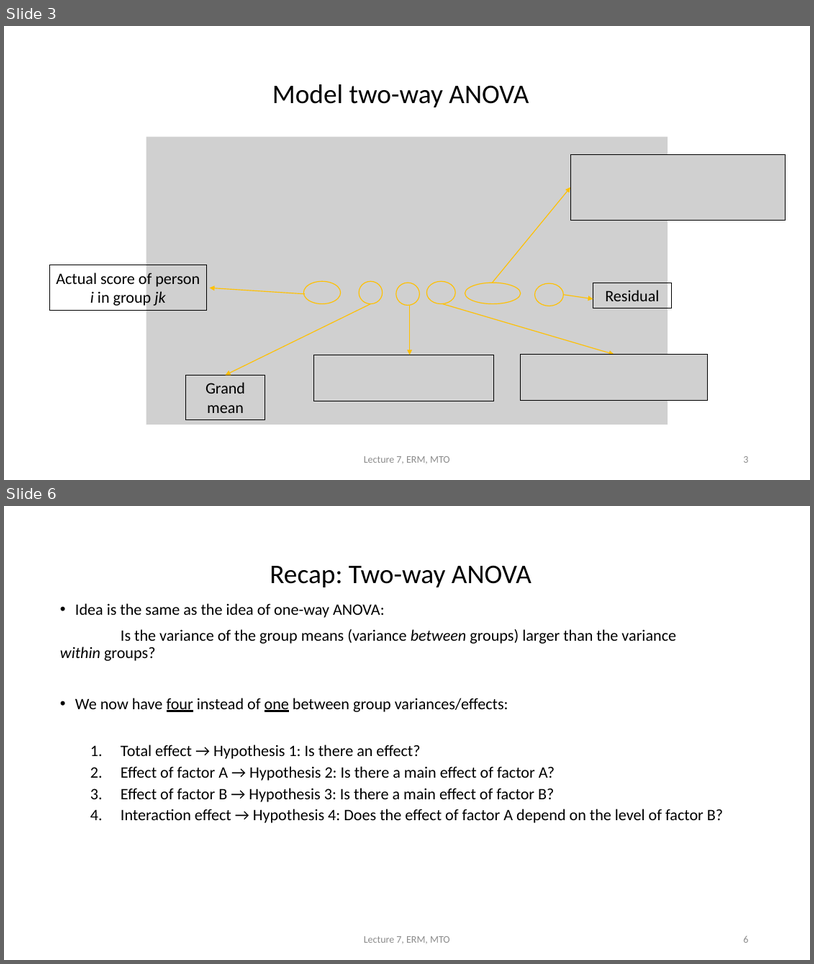
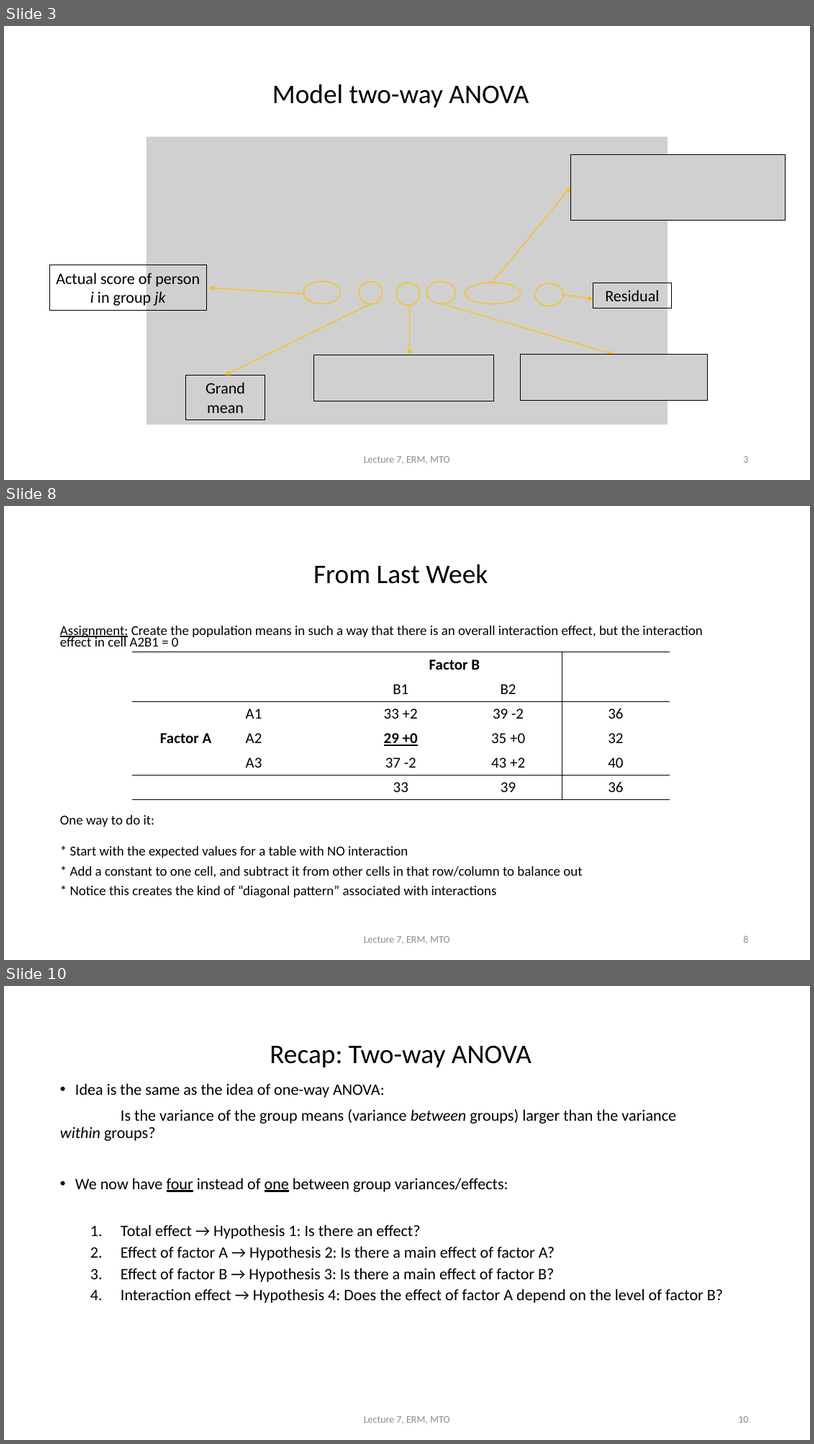
Before and after one commit to cjvanlissa/erm, a slide deck: HC07/HC7_EN.pptx. Shown one above the other, each under a label of ours: slides 3 and 6 before the commit, slides 3, 8 and 10 after it; the slides between them are not shown. The pictures are 814x964 and 814x1444 pixels, drawn with LibreOffice and Linux fonts; fonts in the diff are those of the drawing; grey boxes stand for pictures. Boxes give left, top, right and bottom in pixels: in the first picture for what was removed or moved away, otherwise in the second. Text is boxed around its words. In the diff, an @@ line names an element or a change of style, - is before the commit and + after.

```diff
--- a/HC07/HC7_EN.pptx
+++ b/HC07/HC7_EN.pptx
@@ slide 8 added at (4, 506, 810, 960), background #FFFFFF @@
@@ title added at (314, 564, 488, 584), 32 pt, text #000000 @@
+From Last Week
@@ text added at (60, 626, 702, 898), 16.1 pt, text #000000 @@
+Assignment: Create the population means in such a way that there is an overall interaction effect, but the interaction effect in cell A2B1 = 0
+One way to do it:
+* Start with the expected values for a table with NO interaction
+* Add a constant to one cell, and subtract it from other cells in that row/column to balance out
+* Notice this creates the kind of “diagonal pattern” associated with interactions
@@ table added at (132, 652, 671, 800), 6 rows, 5 columns @@
+ |  | Factor B |  | 
+ |  | B1 | B2 | 
+Factor A | A1 | 33 +2 | 39 -2 | 36
+ | A2 | 29 +0 | 35 +0 | 32
+ | A3 | 37 -2 | 43 +2 | 40
+ |  | 33 | 39 | 36
@@ text added at (364, 936, 450, 944), 12 pt, text #8C8C8C @@
+Lecture 7, ERM, MTO
@@ page number added at (743, 935, 748, 942), 12 pt, text #8C8C8C @@
+8
@@ what was slide 6 is now slide 10 @@
@@ page number at (738, 1416, 748, 1422): text changed @@
-6
+10
```
Also in this commit, not shown: 9 slides changed, 3 other slides added, 1 slide removed, 1 other file.
